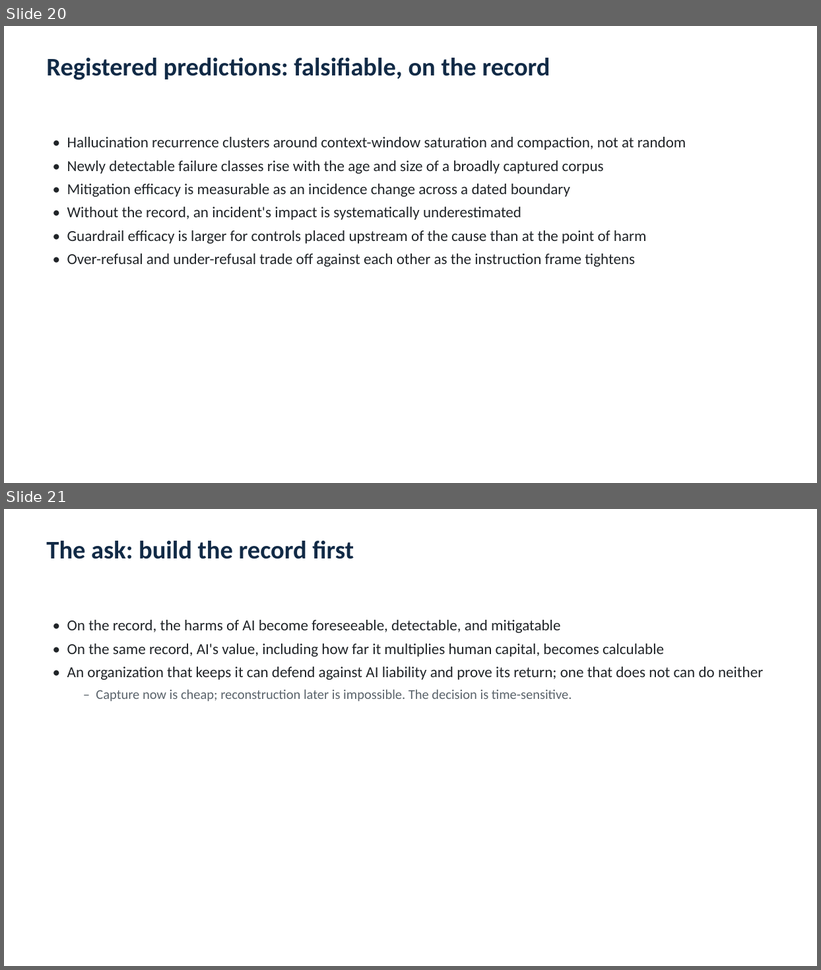
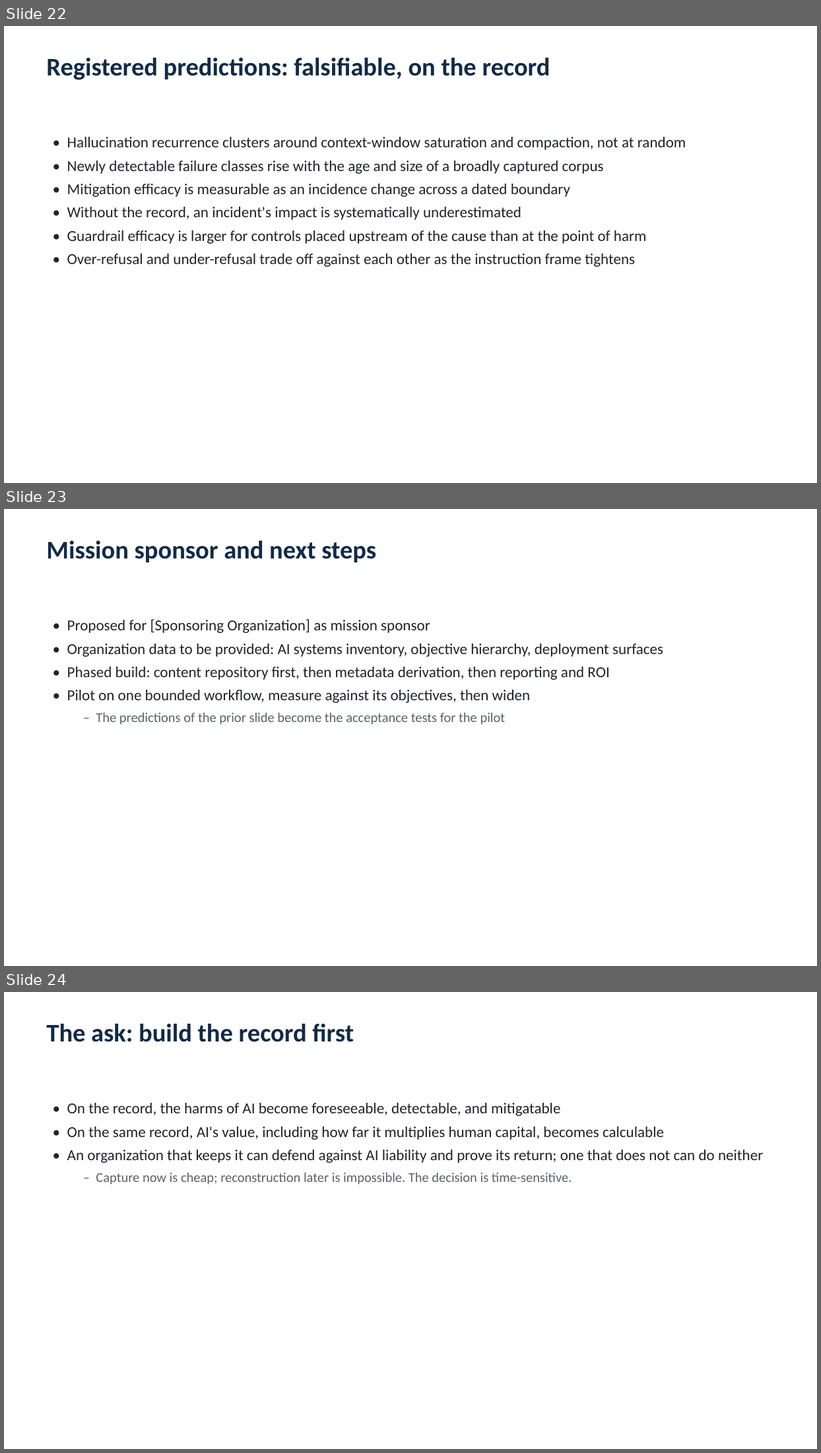
Before and after one commit to yj07538Johnny/Johnny_AI_ML_LLM_experiments_2024, a slide deck: papers/ai-metadata-session-data-repository/AI_Metadata_Repository_Briefing.pptx. Shown one above the other, each under a label of ours: slides 20 and 21 before the commit, slides 22, 23 and 24 after it. The pictures are 821x970 and 821x1453 pixels, drawn with LibreOffice and Linux fonts; fonts in the diff are those of the drawing. Boxes give left, top, right and bottom in pixels: in the first picture for what was removed or moved away, otherwise in the second. Text is boxed around its words. In the diff, an @@ line names an element or a change of style, - is before the commit and + after.

```diff
--- a/papers/ai-metadata-session-data-repository/AI_Metadata_Repository_Briefing.pptx
+++ b/papers/ai-metadata-session-data-repository/AI_Metadata_Repository_Briefing.pptx
@@ slide 23 added at [4,509,817,966], background #FFFFFF @@
@@ text added at [46,541,376,562], 30 pt, text #112A46, bold @@
+Mission sponsor and next steps
@@ text added at [67,619,663,725], 18 pt, text #202428 @@
+• Proposed for [Sponsoring Organization] as mission sponsor
+• Organization data to be provided: AI systems inventory, objective hierarchy, deployment surfaces
+• Phased build: content repository first, then metadata derivation, then reporting and ROI
+• Pilot on one bounded workflow, measure against its objectives, then widen
+  – The predictions of the prior slide become the acceptance tests for the pilot
@@ what was slide 20 is now slide 22 @@
@@ what was slide 21 is now slide 24 @@
```
Also in this commit, not shown: 2 slides changed, 3 other slides added, 1 slide removed, 1 other file.
